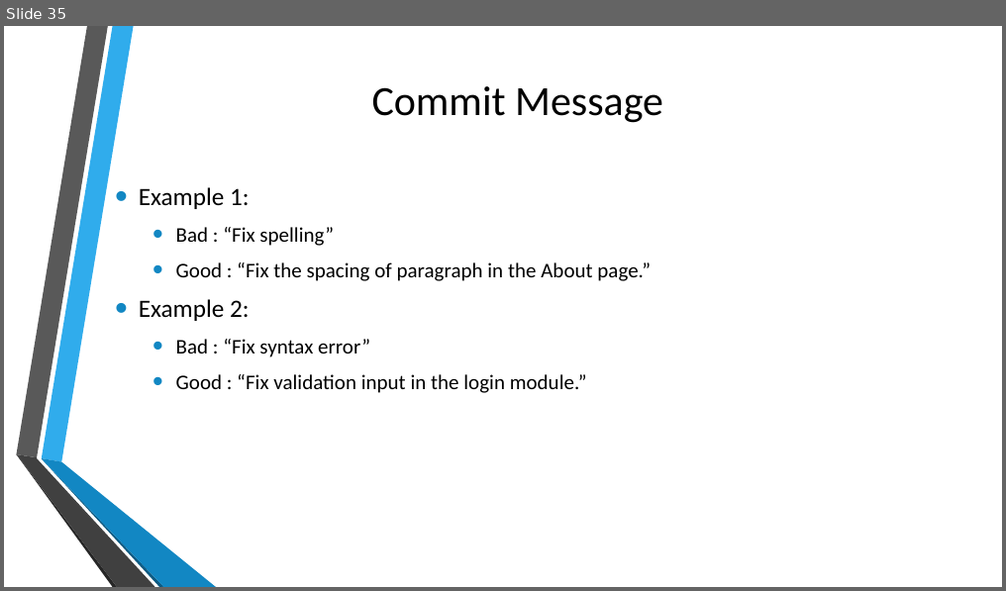
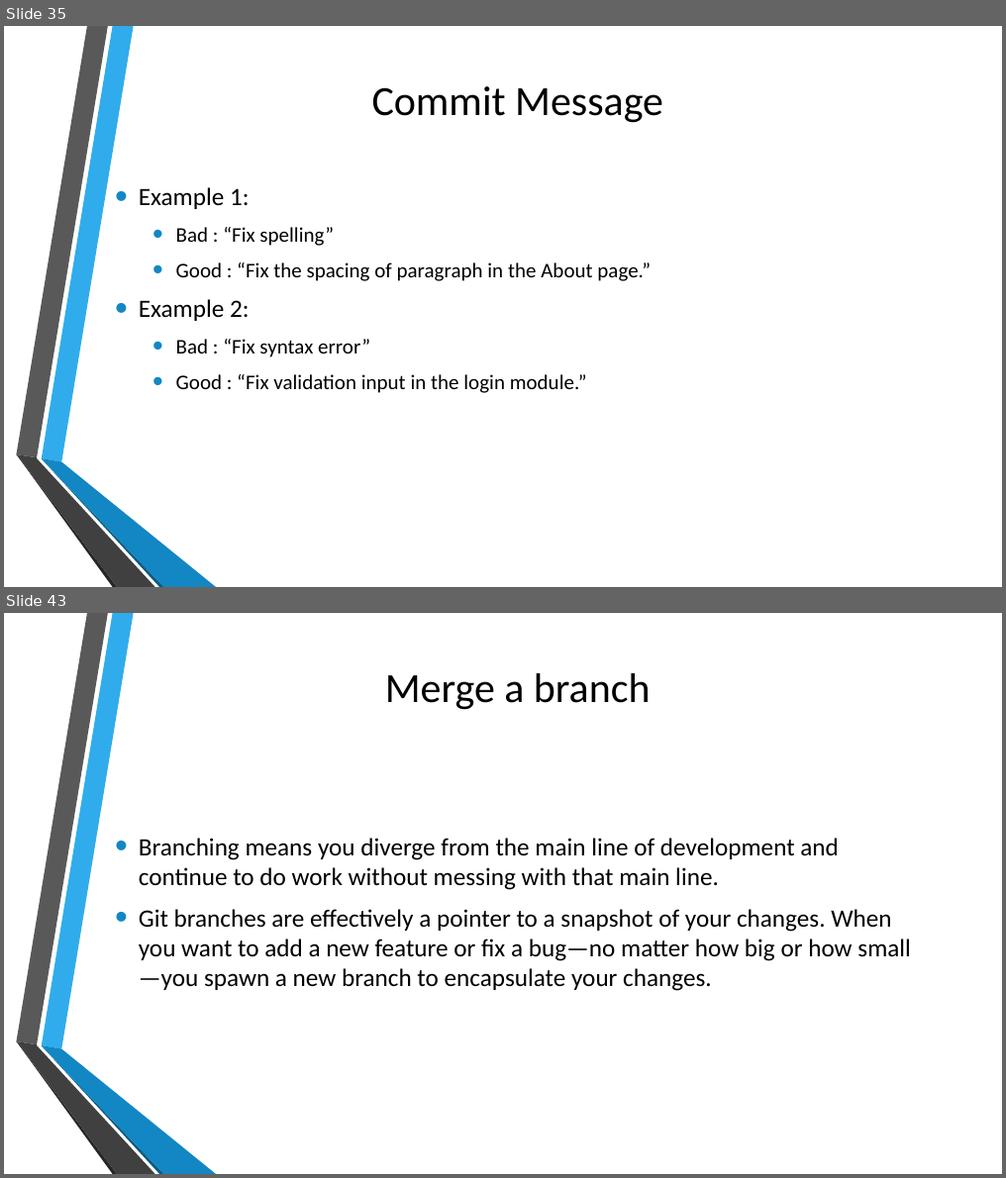
Before and after one commit to errol20/GitPPT, a slide deck: Version Control using Git.pptx. Shown one above the other, each under a label of ours: slide 35 before the commit, slides 35 and 43 after it; the slides between them are not shown. The pictures are 1006x591 and 1006x1178 pixels, drawn with LibreOffice and Linux fonts; fonts in the diff are those of the drawing; background and template pictures are left out. Boxes give left, top, right and bottom in pixels: in the first picture for what was removed or moved away, otherwise in the second. Text is boxed around its words. In the diff, an @@ line names an element or a change of style, - is before the commit and + after.

```diff
--- a/Version Control using Git.pptx
+++ b/Version Control using Git.pptx
@@ slide 43 added at (x1=4, y1=613, x2=1002, y2=1174), background picture (left out); not listed: 6 template elements that a slide beside it also shows @@
@@ title added at (x1=385, y1=673, x2=650, y2=710), 40 pt, text #000000 @@
+Merge a branch
@@ text added at (x1=139, y1=838, x2=911, y2=991), 24 pt, text #000000 @@
+• Branching means you diverge from the main line of development and continue to do work without messing with that main line.
+• Git branches are effectively a pointer to a snapshot of your changes. When you want to add a new feature or fix a bug—no matter how big or how small—you spawn a new branch to encapsulate your changes.
```
Also in this commit, not shown: 7 other slides added.
